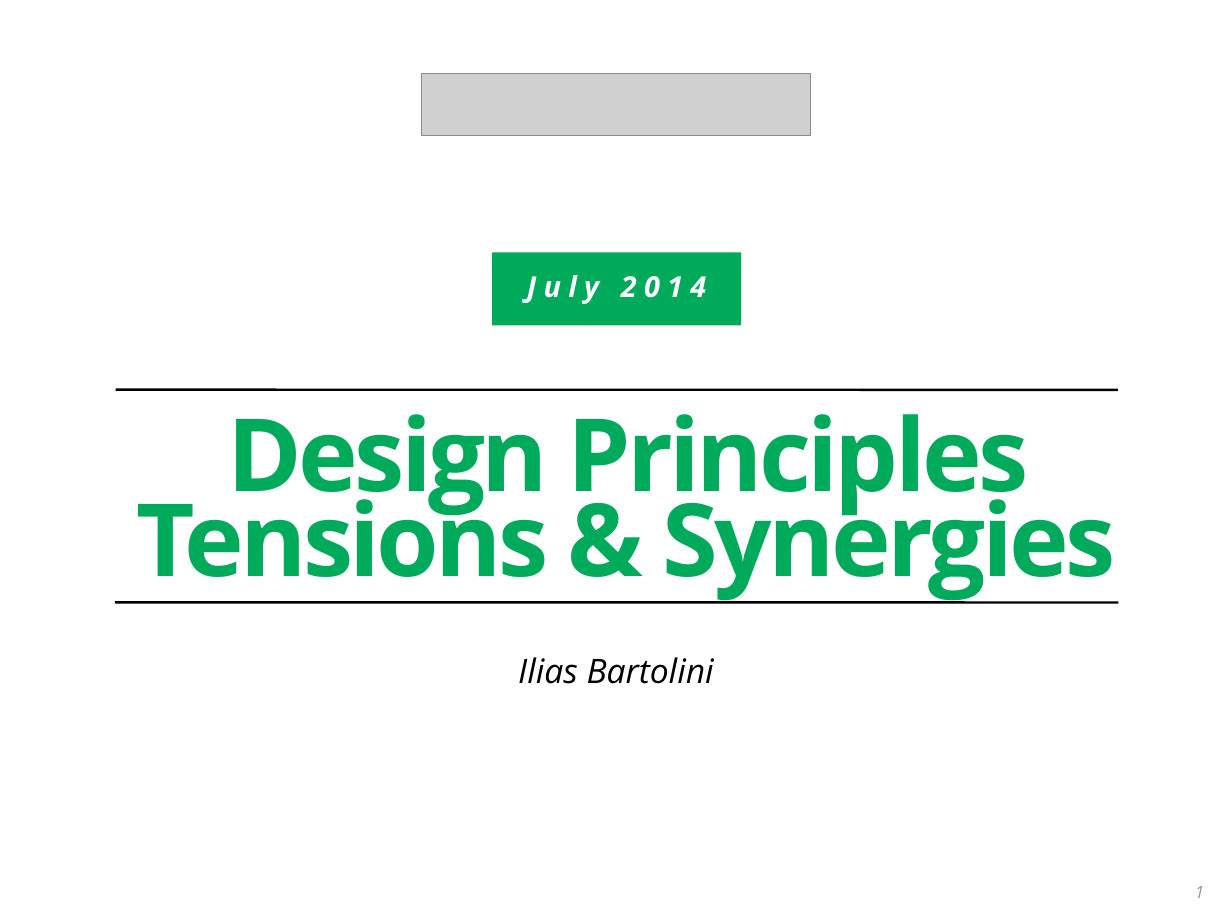
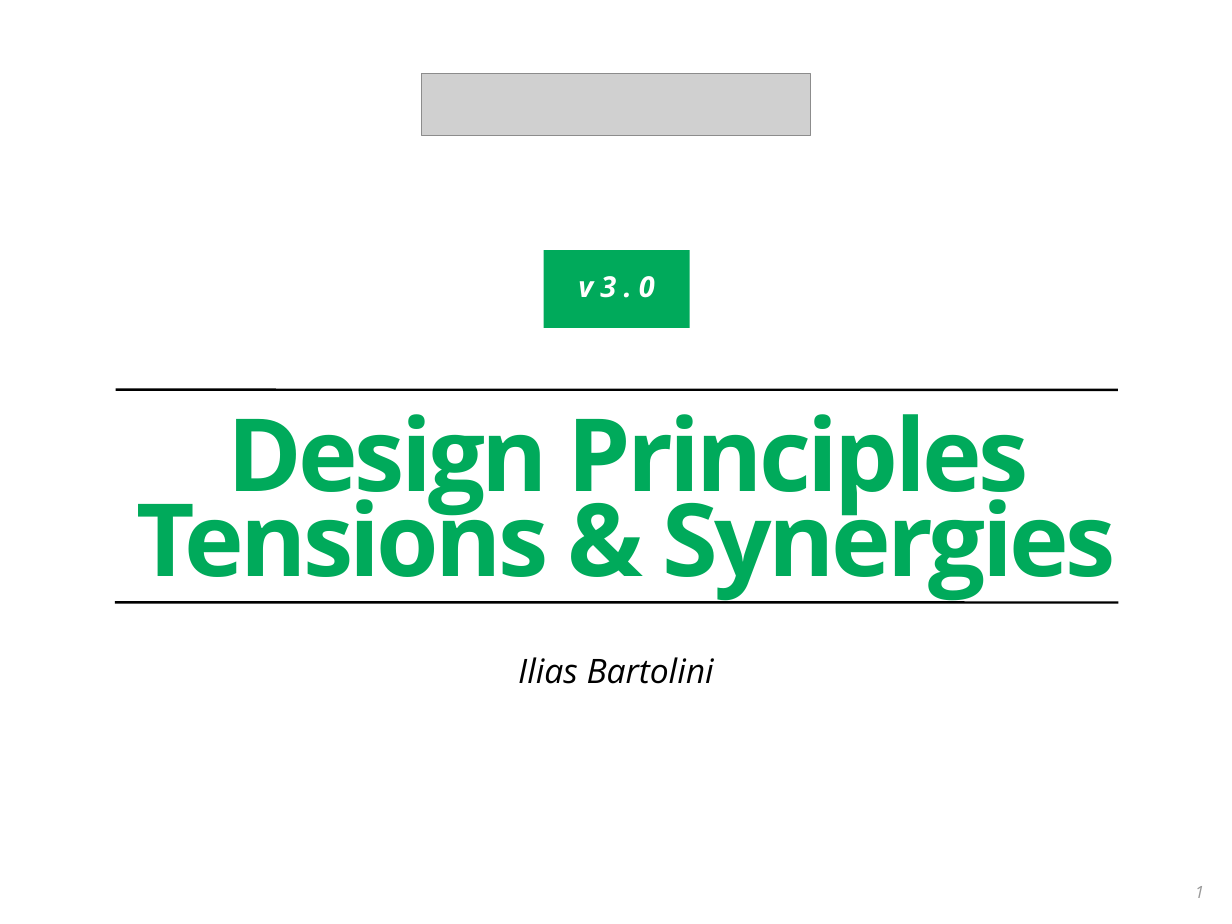
Before and after one commit to iliasbartolini/design_principles_dojo_facilitator_guide, a slide deck: slide 1 of design_principles_presentation_deck.odp. Drawn at 1232x924 pixels with LibreOffice and Linux fonts; fonts in the diff are those of the drawing; grey boxes stand for pictures. Boxes give left, top, right and bottom in pixels: in the first picture for what was removed or moved away, otherwise in the second. Text is boxed around its words. In the diff, an @@ line names an element or a change of style, - is before the commit and + after.

```diff
--- a/design_principles_presentation_deck.odp
+++ b/design_principles_presentation_deck.odp
@@ rectangle "v3.0": place and size @@
-rectangle "v3.0" at (492,253,741,326)
+rectangle "v3.0" at (544,250,690,328)
@@ text in rectangle at (578,276,654,298): text changed @@
-July 2014
+v3.0
```
Also in this commit, not shown: 2 other slides changed, 6 slides added, 1 other file.
